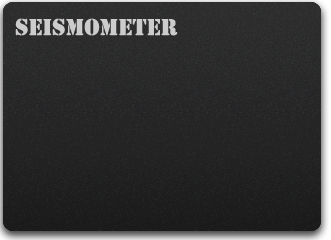
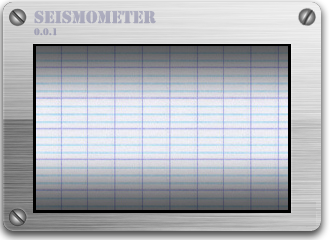
Layers edited between the first and the second 331×240 image:
showed group "paper" (1st of 2, in "Front") (3 layers) over [36, 46, 288, 210]
showed group "Metal" (5 layers) over [3, 2, 321, 231]
showed "BG" (2nd of 3, in "Front") over [3, 2, 321, 231]
hid group "back" (2 layers) over [3, 2, 321, 231]
